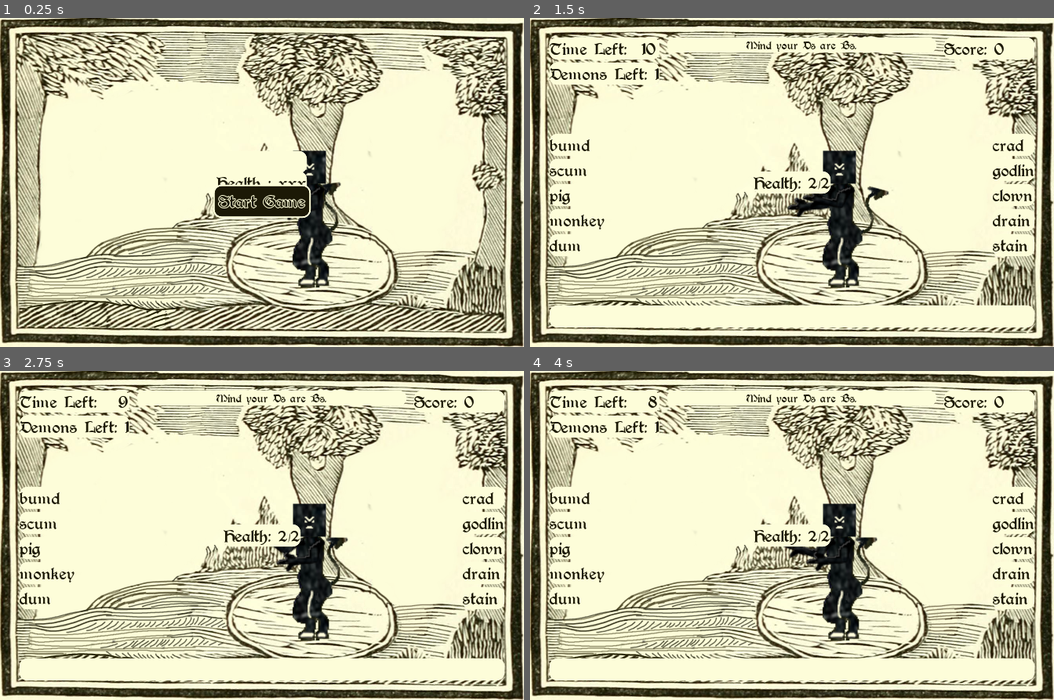
Above: before the commit, frames 1-4 (two rows, left to right).
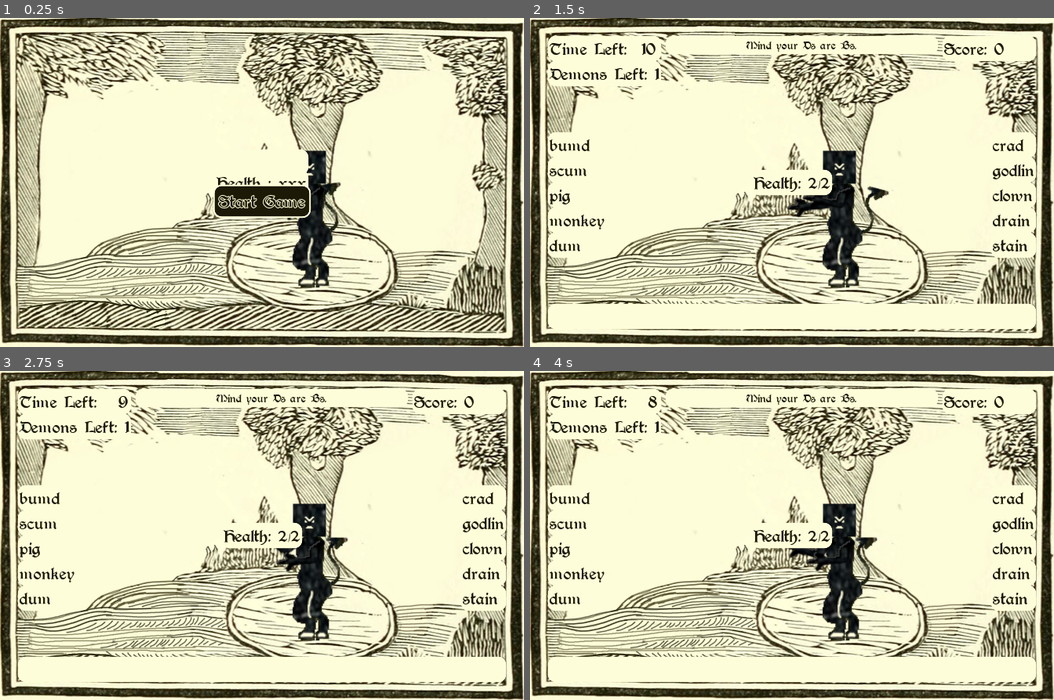
Above: after the commit, the same moments.

Repository: hoodscott/psareqs
Game: Godot game, scene res://scenes/Game.tscn
Two runs of this game, one before a commit and one after it. Both use one fixed random seed, a clock stepped at 60 frames per second and the inputs below.
Inputs:
- Up to frame 1 (0.25 s): no input
- Up to frame 2 (1.5 s): click "Start Game" at 0.5 s; click "Ds are Bs" at 1.25 s
- Up to frame 3 (2.75 s): tap Enter at 2 s; tap Z at 2.1 s
- Up to frame 4 (4 s): hold A 2.78-3.53 s; tap Backspace at 2.85 s; tap Z at 3.6 s

The runs differ from the first frame. In frame 1, less than 0.1% of the frame differs, in the area x 49-59%, y 39-52%; in frame 2, 2.5%; in frame 3, 2.5%; in frame 4, 2.5%, in the area x 3-97%, y 5-95%.

Commit message:
Adds 2px margin to label

Diff:
--- a/resources/theme.tres
+++ b/resources/theme.tres
@@ -24,6 +24,10 @@
 corner_radius_top_right = 10
 corner_radius_bottom_right = 10
 corner_radius_bottom_left = 10
+expand_margin_left = 2.0
+expand_margin_right = 2.0
+expand_margin_top = 2.0
+expand_margin_bottom = 2.0
 
 [resource]
 default_font = ExtResource( 1 )
